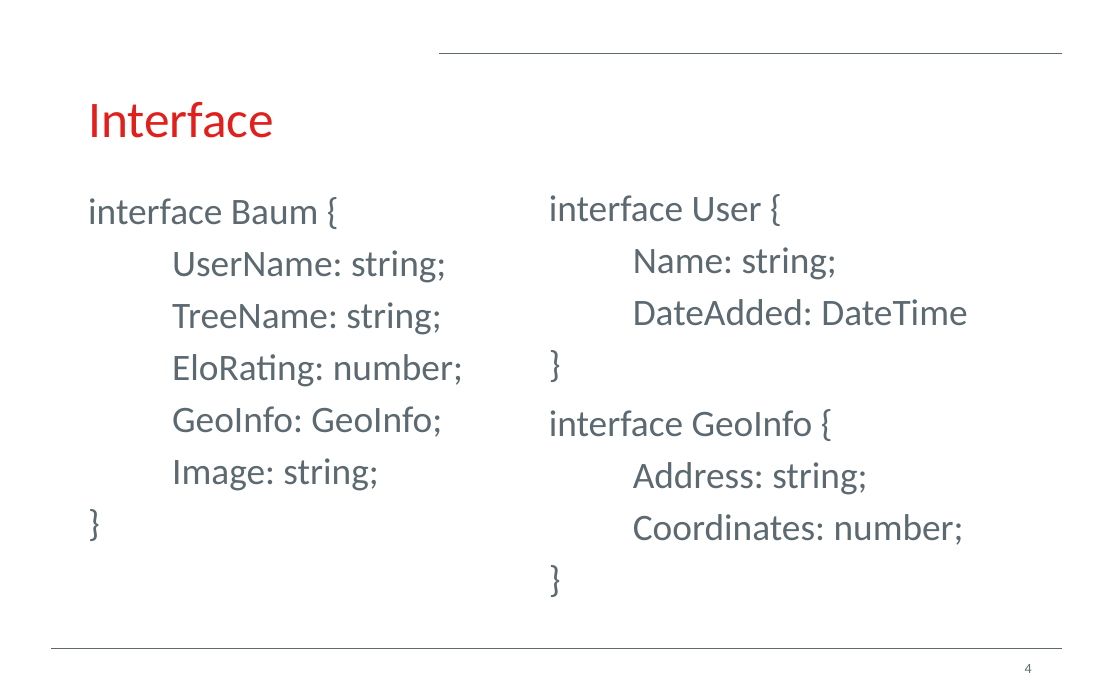
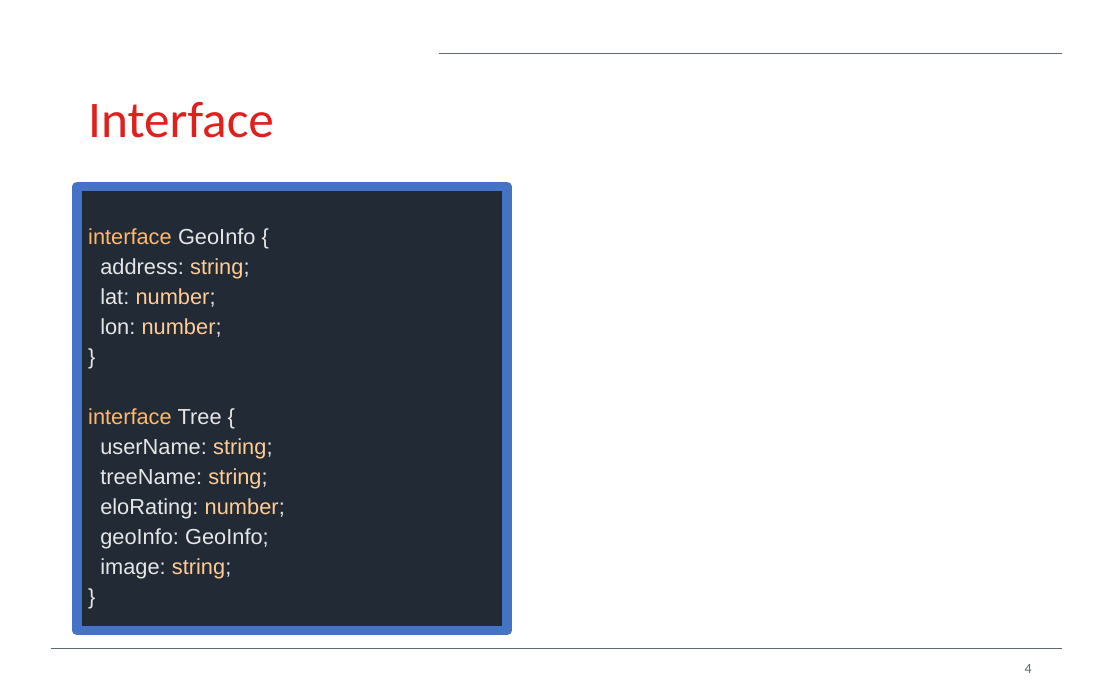
Before and after one commit to ole404/SoftwareEngineeringDHBW, a slide deck: slide 4 of docs/Template Schritt 1.pptx. Drawn at 1120x700 pixels with LibreOffice and Linux fonts; fonts in the diff are those of the drawing; background and template pictures are left out. Boxes give left, top, right and bottom in pixels: in the first picture for what was removed or moved away, otherwise in the second. Text is boxed around its words. In the diff, an @@ line names an element or a change of style, - is before the commit and + after.

Commit message:
Add right interfaces to presentation

```diff
--- a/docs/Template Schritt 1.pptx
+++ b/docs/Template Schritt 1.pptx
@@ text "interface GeoInfo {": place and size @@
-text "interface GeoInfo {" at <box>88,198,463,491</box>
+text "interface GeoInfo {" at <box>77,186,507,631</box>
@@ text "interface GeoInfo {" at <box>77,186,507,631</box>: size 24 to 14 pt, font Calibri to Arial, text colour #5C6971 to #E6E6E6 in "}"; line spacing 0.9 to 0.7; fill none to #222A35; outline none to #4472C4 6 pt @@
@@ text removed at <box>549,195,967,325</box> @@
-interface User {
-Name: string;
-DateAdded: DateTime
-}
@@ text at <box>88,228,256,337</box>: text changed; size 24 to 14 pt; font Calibri to Arial; text colour #5C6971 to #E6E6E6 @@
-interface Baum {
-UserName: string;
-TreeName: string;
-EloRating: number;
-GeoInfo: GeoInfo;
-Image: string;
+interface GeoInfo {
+address: string;
+lat: number;
+lon: number;
@@ text at <box>88,408,285,579</box>: paragraphs added @@
+interface Tree {
+userName: string;
+treeName: string;
+eloRating: number;
+geoInfo: GeoInfo;
+image: string;
+}
@@ text removed at <box>549,410,964,545</box> @@
-interface GeoInfo {
-Address: string;
-Coordinates: number;
-}
```
Also in this commit, not shown: 2 other slides changed.
